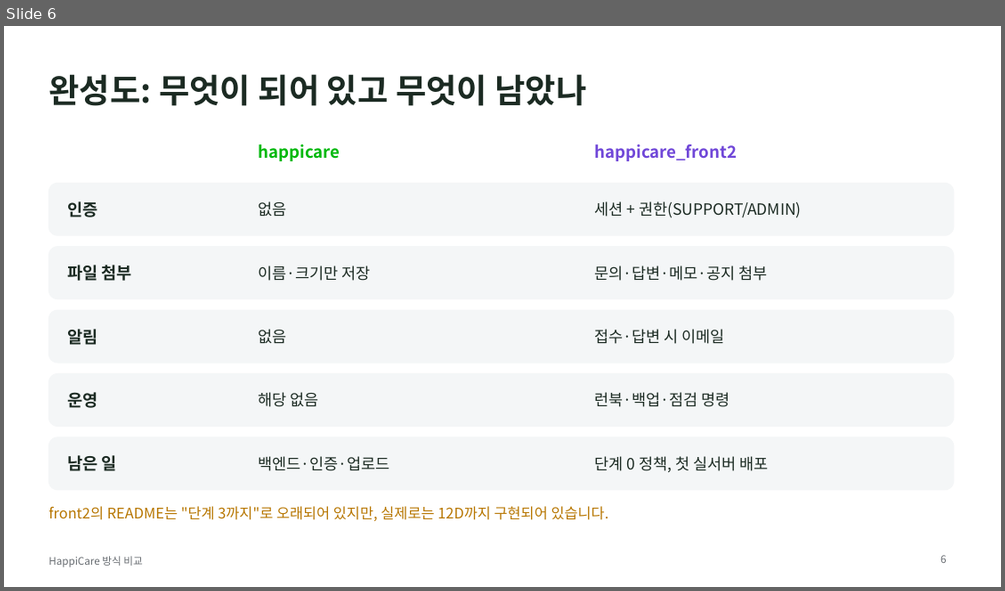
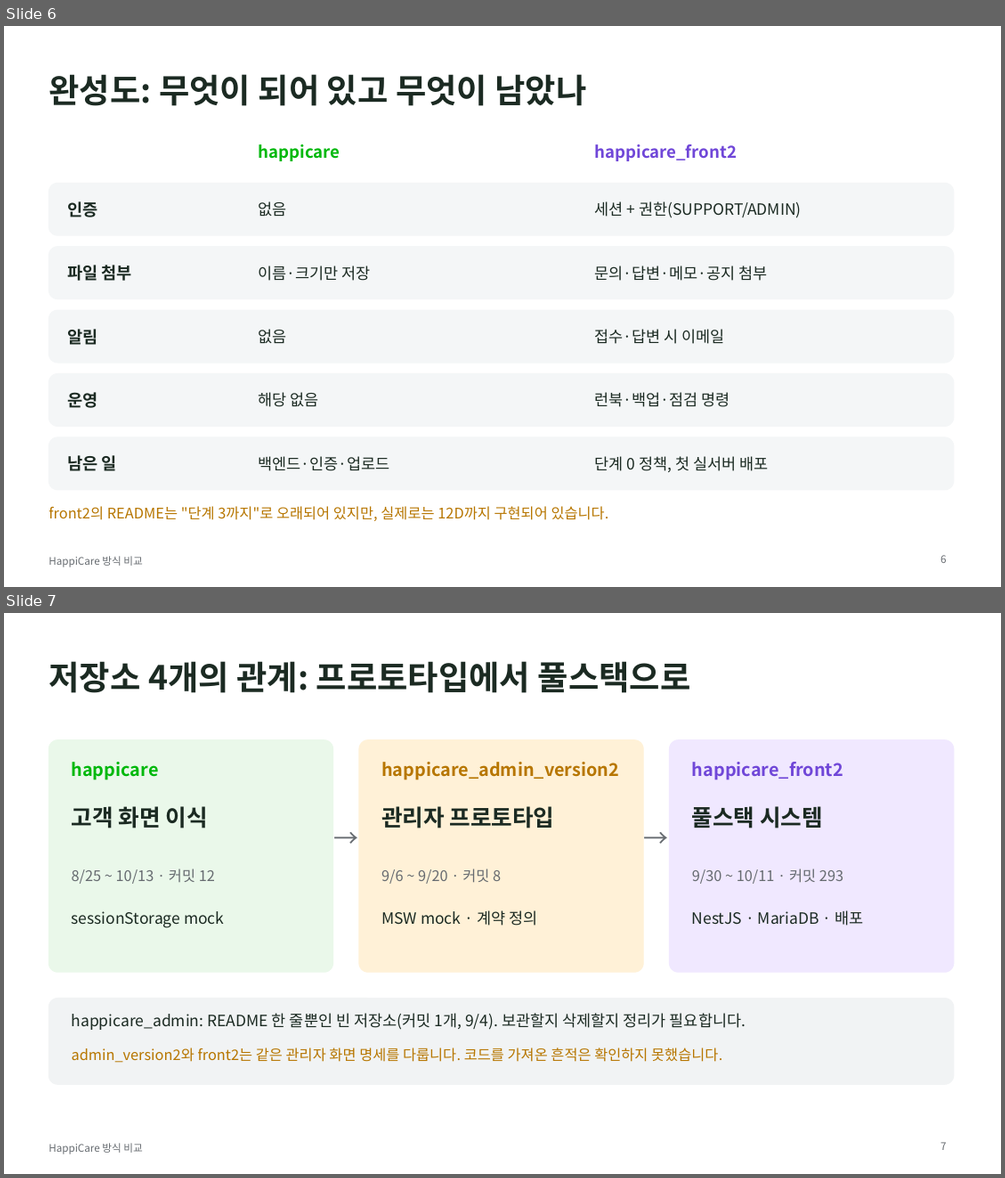
Before and after one commit to huynsolm/customer, a slide deck: happicare-presentation/HappiCare_방식비교_팀발표.pptx. Shown one above the other, each under a label of ours: slide 6 before the commit, slides 6 and 7 after it. The pictures are 1005x591 and 1005x1178 pixels, drawn with LibreOffice and Linux fonts; fonts in the diff are those of the drawing. Boxes give left, top, right and bottom in pixels: in the first picture for what was removed or moved away, otherwise in the second. Text is boxed around its words. In the diff, an @@ line names an element or a change of style, - is before the commit and + after.

```diff
--- a/happicare-presentation/HappiCare_방식비교_팀발표.pptx
+++ b/happicare-presentation/HappiCare_방식비교_팀발표.pptx
@@ slide 7 added at [4,613,1001,1174], background #FFFFFF; not listed: 1 template element that a slide beside it also shows @@
@@ text added at [48,661,691,693], 32 pt, text #1B2A22, bold @@
+저장소 4개의 관계: 프로토타입에서 풀스택으로
@@ rounded rectangle added at [48,740,333,972], fill #EAF8EA, outline #EAF8EA 1 pt @@
@@ rounded rectangle added at [359,740,643,972], fill #FFF1D7, outline #FFF1D7 1 pt @@
@@ rounded rectangle added at [670,740,954,972], fill #F0E8FF, outline #F0E8FF 1 pt @@
@@ text added at [72,762,159,780], 17 pt, text #00B80C, bold @@
+happicare
@@ text added at [381,762,619,780], 17 pt, text #B77600, bold @@
+happicare_admin_version2
@@ text added at [692,762,843,780], 17 pt, text #7047D8, bold @@
+happicare_front2
@@ text added at [72,806,207,828], 22 pt, text #1B2A22, bold @@
+고객 화면 이식
@@ text added at [333,815,359,860], 24 pt, text #666B70 @@
+→
@@ text added at [381,806,555,828], 22 pt, text #1B2A22, bold @@
+관리자 프로토타입
@@ text added at [643,815,670,860], 24 pt, text #666B70 @@
+→
@@ text added at [692,806,823,828], 22 pt, text #1B2A22, bold @@
+풀스택 시스템
@@ text added at [72,868,215,884], 14 pt, text #666B70 @@
+8/25 ~ 10/13 · 커밋 12
@@ text added at [381,868,501,884], 14 pt, text #666B70 @@
+9/6 ~ 9/20 · 커밋 8
@@ text added at [692,868,843,884], 14 pt, text #666B70 @@
+9/30 ~ 10/11 · 커밋 293
@@ text added at [72,911,224,928], 15 pt, text #1B2A22 @@
+sessionStorage mock
@@ text added at [381,910,537,925], 15 pt, text #1B2A22 @@
+MSW mock · 계약 정의
@@ text added at [692,910,864,925], 15 pt, text #1B2A22 @@
+NestJS · MariaDB · 배포
@@ rounded rectangle added at [48,998,954,1084], fill #F1F3F4, outline #F1F3F4 1 pt @@
@@ text added at [72,1013,746,1030], 15 pt, text #1B2A22 @@
+happicare_admin: README 한 줄뿐인 빈 저장소(커밋 1개, 9/4). 보관할지 삭제할지 정리가 필요합니다.
@@ text added at [72,1047,722,1062], 14 pt, text #B77600 @@
+admin_version2와 front2는 같은 관리자 화면 명세를 다룹니다. 코드를 가져온 흔적은 확인하지 못했습니다.
@@ page number added at [940,1142,946,1150], 10 pt, text #666B70 @@
+7
```
Also in this commit, not shown: 5 slides changed, 1 other slide added, 2 other files.
